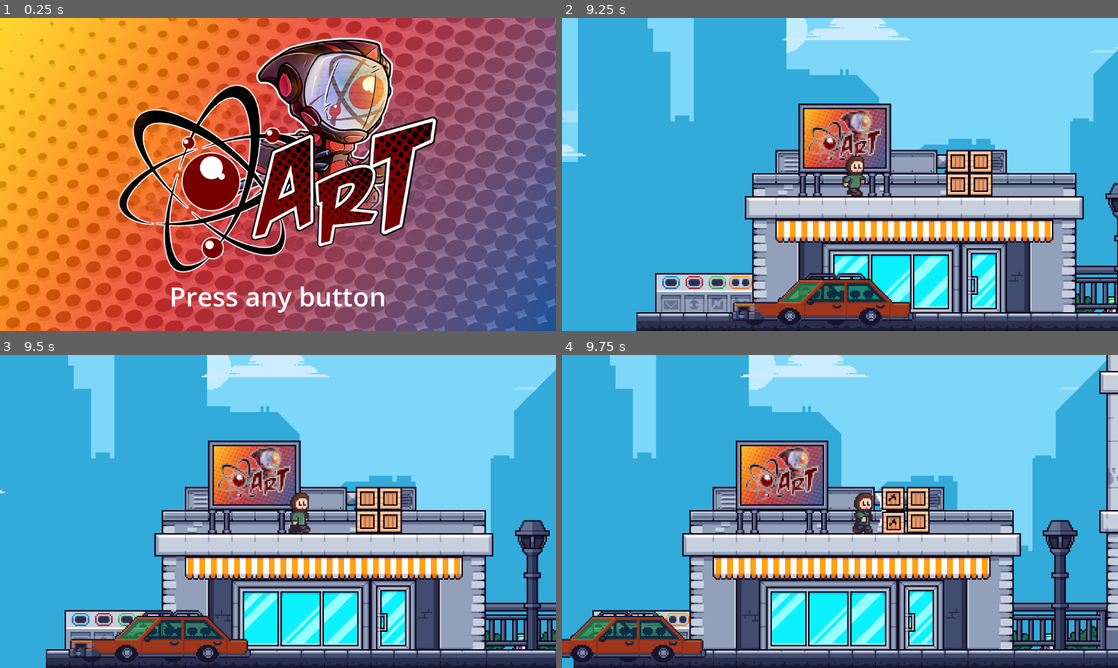
Above: before the commit, frames 1-4 (two rows, left to right).
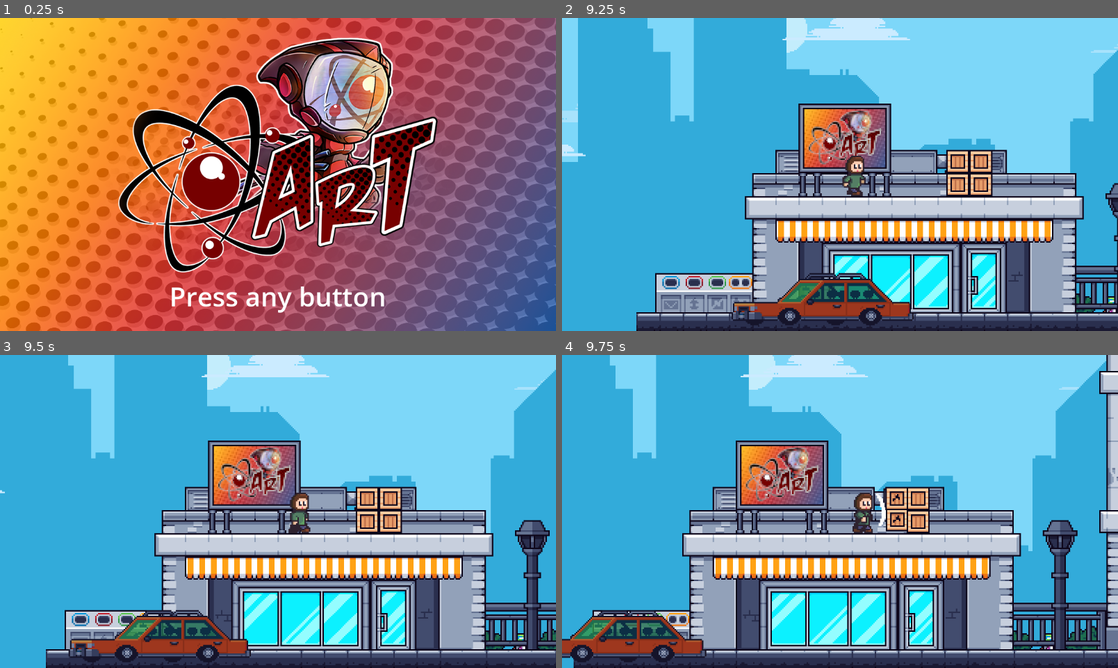
Above: after the commit, the same moments.

Repository: SeveralHerr/AtomicRobot
Game: Godot game, scene res://startscreen.tscn
The game is run twice, just before and just after one commit, with the same random seed, the same clock (stepped at 60 frames per second) and the same inputs.
Inputs (mouse positions are in pixels of both pictures, inside the frame that each line leads up to):
- Up to frame 1 (0.25 s): no input
- Up to frame 2 (9.25 s): tap Enter (ui_accept) at 0.5, 0.77, 1.25, 1.52, 3.77, 4.52, 5.27, 6.77, 7.52, 8.27 s; move the mouse to (962, 158) at 0.52 s; hold F (Attack) 0.53-1.28 s; hold Right (ui_right) 0.53-2 s; click (962, 158) at 0.67 s; move the mouse to (728, 190) at 1.27 s; tap F (Attack) at 1.35, 3.6, 5.1, 6.6, 8.1 s; click (806, 187) at 2 s; move the mouse to (895, 105) at 2.77 s; hold Left (ui_left) 2.78-3.53 s; hold F (Attack) 2.78-3.53 s; move the mouse to (812, 237) at 3.52 s; hold Right (ui_right) 3.53-5.03 s; click (812, 237) at 3.67 s; move the mouse to (1006, 221) at 4.27 s; hold F (Attack) 4.28-5.03 s; move the mouse to (673, 127) at 5.02 s; hold Left (ui_left) 5.03-5.78 s; move the mouse to (867, 174) at 5.77 s; hold Right (ui_right) 5.78-6.53 s; hold F (Attack) 5.78-6.53 s; click (867, 174) at 5.92 s; move the mouse to (756, 96) at 6.52 s; hold Left (ui_left) 6.53-8.03 s; move the mouse to (962, 158) at 7.27 s; hold F (Attack) 7.28-8.03 s; move the mouse to (728, 190) at 8.02 s; hold Right (ui_right) from 8.03 s (still down); click (728, 190) at 8.17 s; move the mouse to (895, 105) at 8.77 s; hold F (Attack) from 8.78 s (still down)
- Up to frame 3 (9.5 s): keep holding Right (ui_right); keep holding F (Attack)
- Up to frame 4 (9.75 s): keep holding Right (ui_right); move the mouse to (812, 574) at 9.52 s; release F (Attack) at 9.53 s; tap F (Attack) at 9.6 s

Frames 1-3 are identical in both runs. In frame 4, 0.5% of the frame differs, in the area x 57-62%, y 42-57%.

Commit message:
Debris!

Diff:
--- a/Tiles/asset_tiles.tres
+++ b/Tiles/asset_tiles.tres
@@ -3152,8 +3152,8 @@
 
 [resource]
 physics_layer_0/collision_layer = 1
-physics_layer_1/collision_layer = 4
-physics_layer_1/collision_mask = 4
+physics_layer_1/collision_layer = 12
+physics_layer_1/collision_mask = 12
 terrain_set_0/mode = 0
 terrain_set_0/terrain_0/name = "Building Left"
 terrain_set_0/terrain_0/color = Color(0.5, 0.34375, 0.25, 1)
--- a/project.godot
+++ b/project.godot
@@ -18,6 +18,7 @@
 [autoload]
 
 Config="*res://Config.gd"
+Utils="*res://scripts/Utils.gd"
 
 [display]
 
--- a/scenes/crate.tscn
+++ b/scenes/crate.tscn
@@ -41,9 +41,13 @@
 texture = SubResource("AtlasTexture_6m5t2")
 
 [node name="Area2D" type="Area2D" parent="."]
-collision_layer = 2
+collision_layer = 3
 collision_mask = 2
-monitoring = false
 
 [node name="CollisionShape2D" type="CollisionShape2D" parent="Area2D"]
 shape = SubResource("RectangleShape2D_c6n0k")
+
+[node name="StaticBody2D" type="StaticBody2D" parent="."]
+
+[node name="CollisionShape2D" type="CollisionShape2D" parent="StaticBody2D"]
+shape = SubResource("RectangleShape2D_c6n0k")
--- /dev/null
+++ b/scenes/crate_debris.tscn
@@ -0,0 +1,61 @@
+[gd_scene load_steps=7 format=3 uid="uid://c4y3h41ow1o55"]
+
+[ext_resource type="Script" path="res://scripts/crate_debris.gd" id="1_e77ec"]
+[ext_resource type="Texture2D" uid="uid://mkmjflocyl7e" path="res://Tiles/custom_tiles.png" id="1_q18gu"]
+
+[sub_resource type="AtlasTexture" id="AtlasTexture_o7ygs"]
+atlas = ExtResource("1_q18gu")
+region = Rect2(160, 80, 16, 16)
+
+[sub_resource type="CircleShape2D" id="CircleShape2D_7uyo4"]
+radius = 2.0
+
+[sub_resource type="AtlasTexture" id="AtlasTexture_q0t0q"]
+atlas = ExtResource("1_q18gu")
+region = Rect2(176, 80, 16, 16)
+
+[sub_resource type="AtlasTexture" id="AtlasTexture_fjvul"]
+atlas = ExtResource("1_q18gu")
+region = Rect2(192, 80, 16, 16)
+
+[node name="CrateDebris" type="Node2D"]
+script = ExtResource("1_e77ec")
+
+[node name="Chunk1" type="RigidBody2D" parent="."]
+position = Vector2(-4, -4)
+collision_layer = 0
+collision_mask = 8
+mass = 4.0
+gravity_scale = 0.8
+
+[node name="Sprite2D" type="Sprite2D" parent="Chunk1"]
+texture = SubResource("AtlasTexture_o7ygs")
+
+[node name="CollisionShape2D" type="CollisionShape2D" parent="Chunk1"]
+shape = SubResource("CircleShape2D_7uyo4")
+
+[node name="Chunk2" type="RigidBody2D" parent="."]
+position = Vector2(3, -1)
+collision_layer = 0
+collision_mask = 8
+mass = 4.0
+gravity_scale = 0.8
+
+[node name="Sprite2D" type="Sprite2D" parent="Chunk2"]
+texture = SubResource("AtlasTexture_q0t0q")
+
+[node name="CollisionShape2D" type="CollisionShape2D" parent="Chunk2"]
+shape = SubResource("CircleShape2D_7uyo4")
+
+[node name="Chunk3" type="RigidBody2D" parent="."]
+position = Vector2(-5, 0)
+collision_layer = 0
+collision_mask = 8
+mass = 4.0
+gravity_scale = 0.8
+
+[node name="Sprite2D" type="Sprite2D" parent="Chunk3"]
+texture = SubResource("AtlasTexture_fjvul")
+
+[node name="CollisionShape2D" type="CollisionShape2D" parent="Chunk3"]
+shape = SubResource("CircleShape2D_7uyo4")
--- /dev/null
+++ b/scripts/Utils.gd
@@ -0,0 +1,11 @@
+extends Node
+
+
+# Called when the node enters the scene tree for the first time.
+func _ready() -> void:
+	pass # Replace with function body.
+
+
+# Called every frame. 'delta' is the elapsed time since the previous frame.
+func _process(delta: float) -> void:
+	pass
--- a/scripts/car.gd
+++ b/scripts/car.gd
@@ -2,10 +2,13 @@
 
 @onready var area_2d: Area2D = $Area2D
 
+var shaker: Shaker
 
 # Called when the node enters the scene tree for the first time.
 func _ready() -> void:
 	area_2d.body_entered.connect(_hit)
+	shaker = Shaker.new(self)
+
 	pass # Replace with function body.
 
 func _physics_process(delta: float) -> void:
@@ -15,6 +18,9 @@
 	if position.x <= Config.player.position.x - 2000:
 		position.x = Config.player.position.x +2000
 
+	shaker.process(delta)
+
 func _hit(body: Node2D) -> void:
 	if body is Player:
+		shaker.apply_shake(2)
 		body.receive_hit()
--- a/scripts/crate.gd
+++ b/scripts/crate.gd
@@ -1,6 +1,7 @@
 extends Node2D
 class_name Crate
 
+const CRATE_DEBRIS = preload("res://scenes/crate_debris.tscn")
 @onready var normal_crate_sprite: Sprite2D = $NormalCrateSprite
 @onready var crack_1_sprite: Sprite2D = $Crack1Sprite
 @onready var crack_2_sprite: Sprite2D = $Crack2Sprite
@@ -23,6 +24,14 @@
 	elif hits == 1:
 		crack_2_sprite.show()
 	elif hits == 2:
+		var instance = CRATE_DEBRIS.instantiate()
+
+		get_tree().root.add_child(instance)
+		instance.position = position
+
+
+
+
 		queue_free()
 
 	hits += 1
--- /dev/null
+++ b/scripts/crate_debris.gd
@@ -0,0 +1,13 @@
+extends Node2D
+
+
+# Called when the node enters the scene tree for the first time.
+func _ready() -> void:
+	await Config.player.get_tree().create_timer(1).timeout
+	$Chunk1.freeze = true
+	$Chunk2.freeze = true
+	$Chunk3.freeze = true
+	await Config.player.get_tree().create_timer(5).timeout
+
+	queue_free()
+	pass # Replace with function body.
--- a/scripts/shake.gd
+++ b/scripts/shake.gd
@@ -14,9 +14,10 @@
 
 func _init(new_obj: Node2D) -> void:
 	obj = new_obj
-	original_position = obj.position
+
 
 func apply_shake(_randomStrength: float = 1.0, _duration: float = 1.0):
+	original_position = obj.position
 	shake_strength = _randomStrength
 	shake_duration = _duration
 	elapsed_time = 0.0
Binary file changed: Tiles/custom_tiles.png
